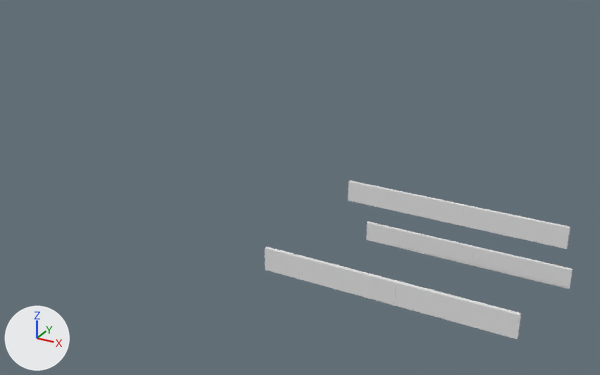
The glTF model assets/scene/merged-meshes/-1_0_1_MI_WallTile02.gltf: old version first, new version second.
One viewpoint serves both versions: a 50 mm camera at (23.3, -55.9, 54.1) aimed at (-7.8, 0.6, 25.8). Arrows for +X, +Y and +Z are at lower left; the lights stay in place. Vertices at the same position are counted once.
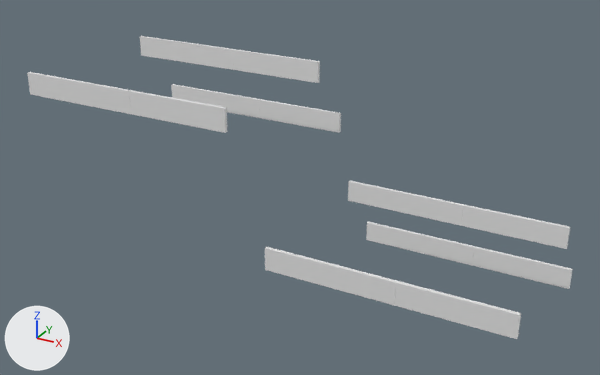
The newer file is also turned or shifted as a whole; pictures and numbers use the older file's frame.

Location of each change, [x1, y1, x2, y2] in pixels of the pictures (600 x 375 px):
'Mesh', reshaped (77% wider, 91% taller): before [265, 181, 573, 339]; after [27, 36, 573, 339]
part 1 of me_1_0_1_mi_walltile02, added: after [260, 99, 341, 133]
part 2 of me_1_0_1_mi_walltile02, added: after [171, 84, 261, 118]
part 3 of me_1_0_1_mi_walltile02, added: after [233, 49, 320, 83]
part 4 of me_1_0_1_mi_walltile02, added: after [140, 36, 234, 70]
part 5 of me_1_0_1_mi_walltile02, added: after [129, 90, 228, 133]
part 6 of me_1_0_1_mi_walltile02, added: after [27, 72, 131, 114]

The change in detail:
me_1_0_1_mi_walltile02 has 48 vertices, 72 faces and spans x -5.8..13.5, y -8.6..10.6, z 16.9..24.8.
me_1_0_1_mi_walltile02 is used by ob_mesh; location (0.0, 0.0, 0.0).
me_1_0_1_mi_walltile02 part 1: a new loose piece, a box spanning x -17.66..-8.97, y 10.35..10.64, z 27.42..29.28.
me_1_0_1_mi_walltile02 part 2: a new loose piece, a box spanning x -28.31..-17.67, y 10.35..10.64, z 27.42..29.28.
me_1_0_1_mi_walltile02 part 3: a new loose piece, a box spanning x -17.66..-8.97, y 5.93..6.22, z 33.39..35.25.
me_1_0_1_mi_walltile02 part 4: a new loose piece, a box spanning x -28.31..-17.67, y 5.93..6.22, z 33.39..35.25.
me_1_0_1_mi_walltile02 part 5: a new loose piece, a box spanning x -17.66..-8.97, y -8.55..-8.26, z 33.4..35.26.
me_1_0_1_mi_walltile02 part 6: a new loose piece, a box spanning x -28.31..-17.67, y -8.55..-8.26, z 33.4..35.26.
